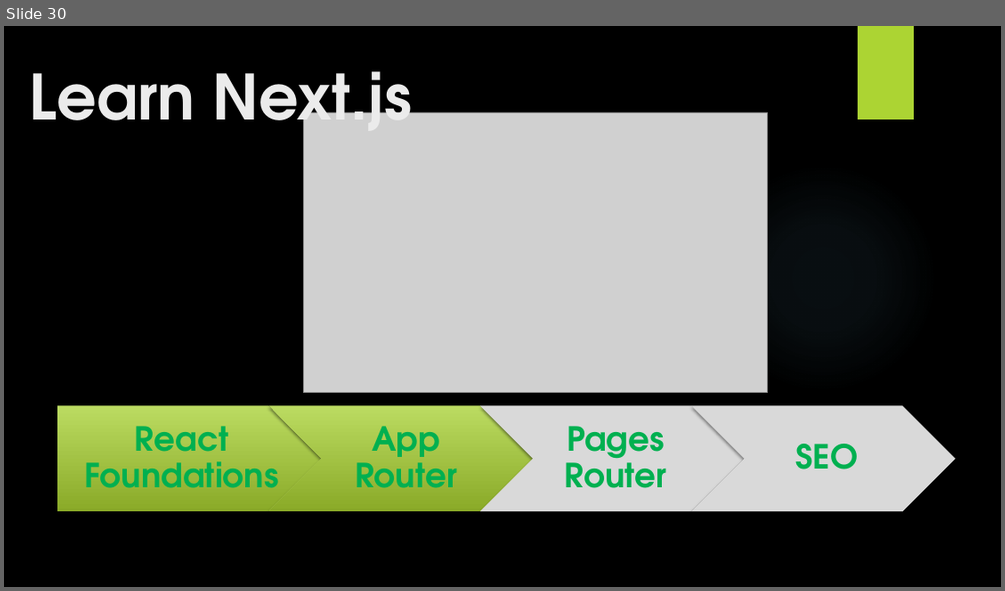
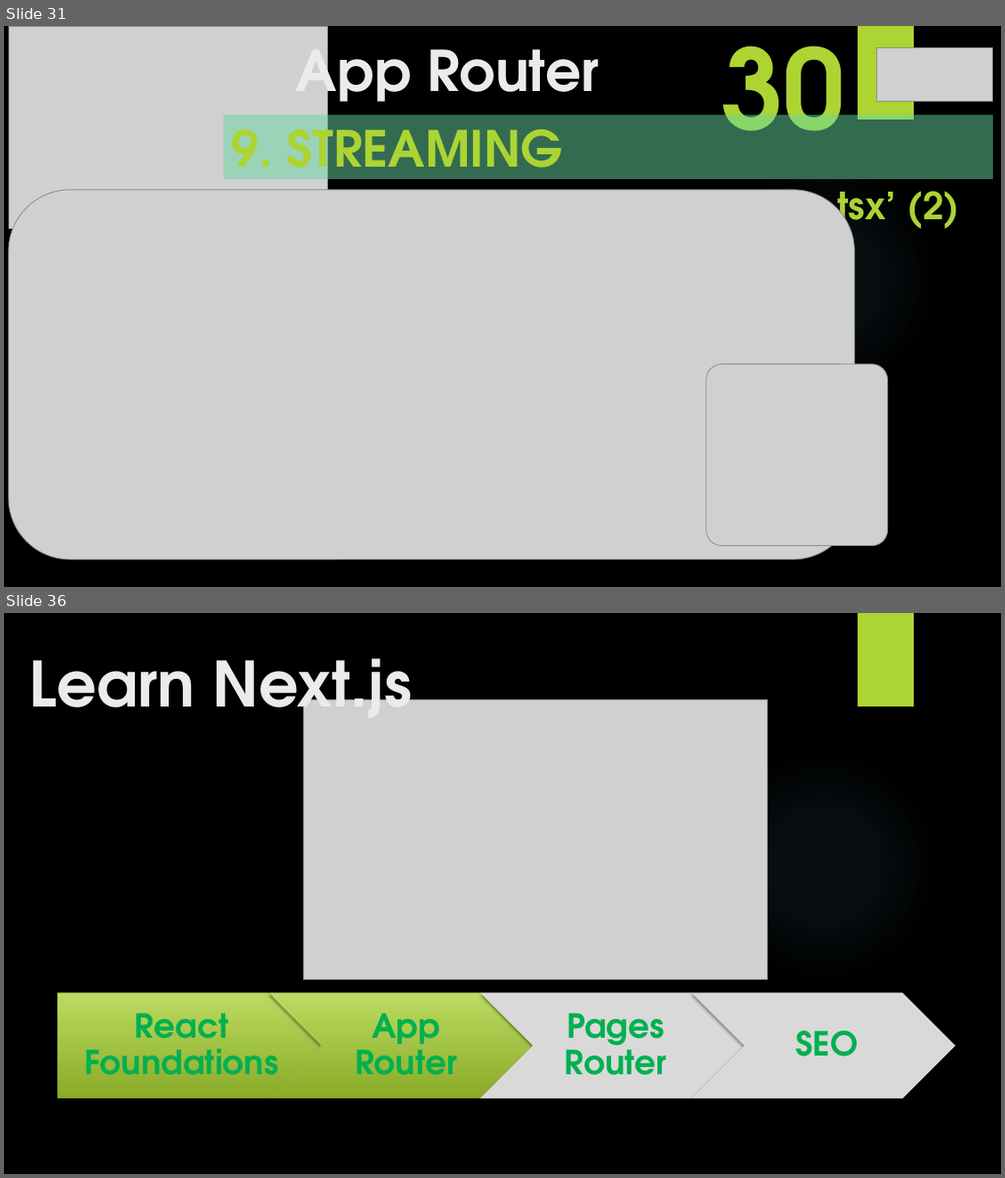
Before and after one commit to yasenstar/learn_javascript, a slide deck: learn_nextjs/2_App_Router/App_Router.pptx. Shown one above the other, each under a label of ours: slide 30 before the commit, slides 31 and 36 after it; the slides between them are not shown. The pictures are 1005x591 and 1005x1178 pixels, drawn with LibreOffice and Linux fonts; fonts in the diff are those of the drawing; grey boxes stand for pictures; background and template pictures are left out. Boxes give left, top, right and bottom in pixels: in the first picture for what was removed or moved away, otherwise in the second. Text is boxed around its words. In the diff, an @@ line names an element or a change of style, - is before the commit and + after.

```diff
--- a/learn_nextjs/2_App_Router/App_Router.pptx
+++ b/learn_nextjs/2_App_Router/App_Router.pptx
@@ slide 31 added at bbox=[4, 26, 1001, 587], background picture (left out); not listed: 2 template elements that a slide beside it also shows @@
@@ picture added at bbox=[8, 26, 327, 229] @@
@@ title added at bbox=[296, 30, 599, 114], 54 pt, text #EBEBEB, bold @@
+App Router
@@ text added at bbox=[721, 26, 845, 131], 106.4 pt, text #ACD433, bold @@
+30
@@ picture added at bbox=[877, 48, 993, 102] @@
@@ subtitle added at bbox=[224, 115, 994, 179], fill #65D6A0 at 50% opacity, 48 pt, text #ACD433, bold @@
+9. STREAMING
@@ text added at bbox=[231, 179, 959, 235], 36 pt, text #ACD433, bold @@
+9.2 Streaming page with ‘loading.tsx’ (2)
@@ picture added at bbox=[8, 190, 854, 559] @@
@@ picture added at bbox=[706, 364, 888, 546] @@
@@ what was slide 30 is now slide 36 @@
```
Also in this commit, not shown: 5 other slides added, 1 other file.
